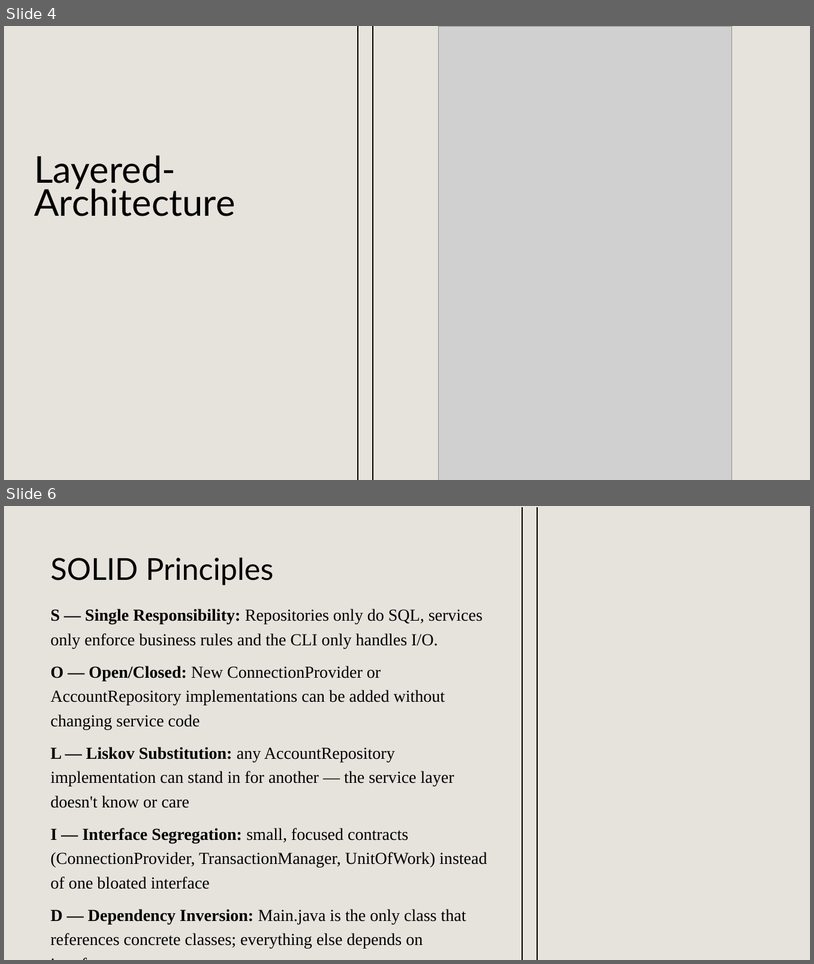
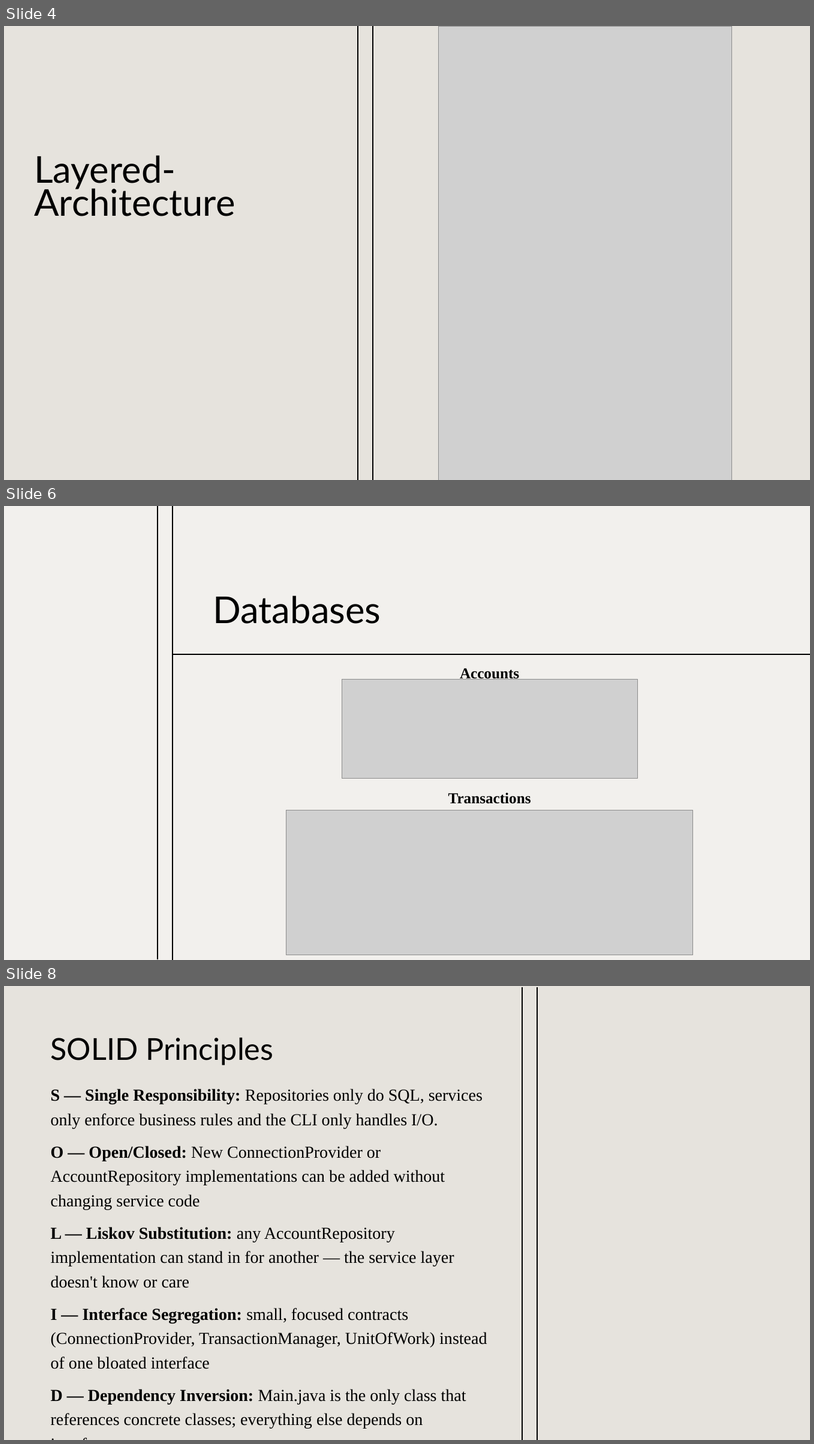
Before and after one commit to aaronjames09/Java-Revature, a slide deck: BankofCLI/Presentation.pptx. Shown one above the other, each under a label of ours: slides 4 and 6 before the commit, slides 4, 6 and 8 after it; the slides between them are not shown. The pictures are 814x964 and 814x1444 pixels, drawn with LibreOffice and Linux fonts; fonts in the diff are those of the drawing; grey boxes stand for pictures; background and template pictures are left out. Boxes give left, top, right and bottom in pixels: in the first picture for what was removed or moved away, otherwise in the second. Text is boxed around its words. In the diff, an @@ line names an element or a change of style, - is before the commit and + after.

Commit message:
Presentation

```diff
--- a/BankofCLI/Presentation.pptx
+++ b/BankofCLI/Presentation.pptx
@@ slide 6 added at box(4, 506, 810, 960), background #F2F0ED @@
@@ line added from (158, 506) to (158, 960), #000000 1.25 pt @@
@@ line added from (173, 506) to (173, 960), #000000 1.25 pt @@
@@ title added at box(213, 595, 381, 624), 44 pt, text #000000 @@
+Databases
@@ line added from (173, 654) to (810, 654), #000000 1.25 pt @@
@@ picture added at box(342, 679, 638, 778) @@
@@ text added at box(449, 668, 531, 804), 18 pt, text #000000, bold @@
+Accounts
+Transactions
@@ picture added at box(287, 810, 693, 955) @@
@@ what was slide 6 is now slide 8 @@
```
Also in this commit, not shown: 1 slide changed, 1 other slide added.
